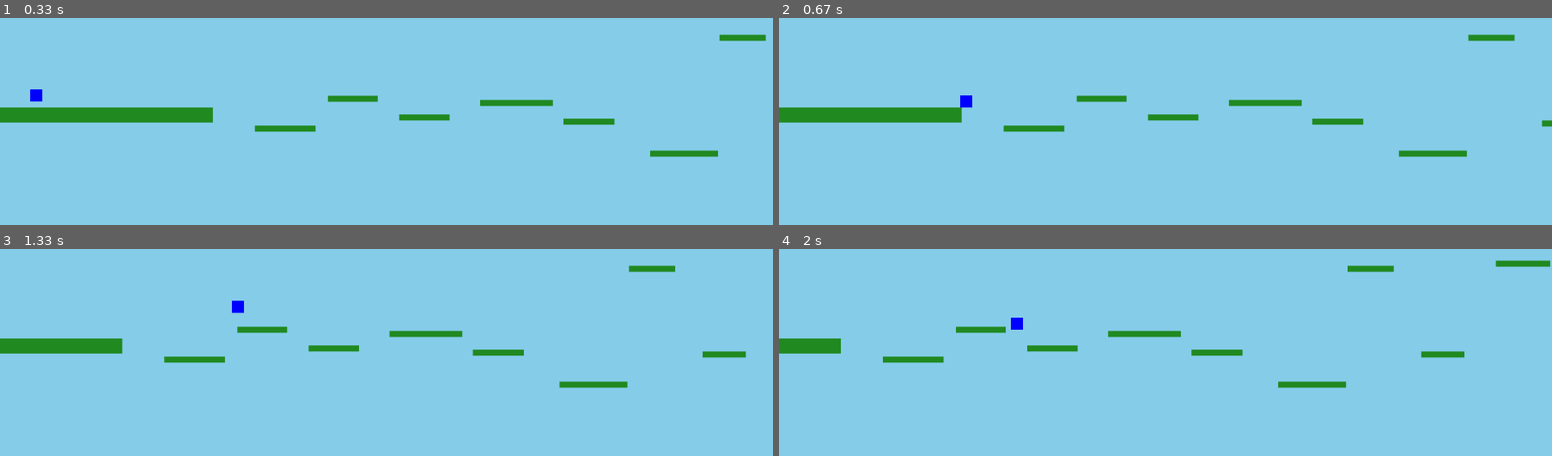
Above: before the commit, frames 1-4 (two rows, left to right).
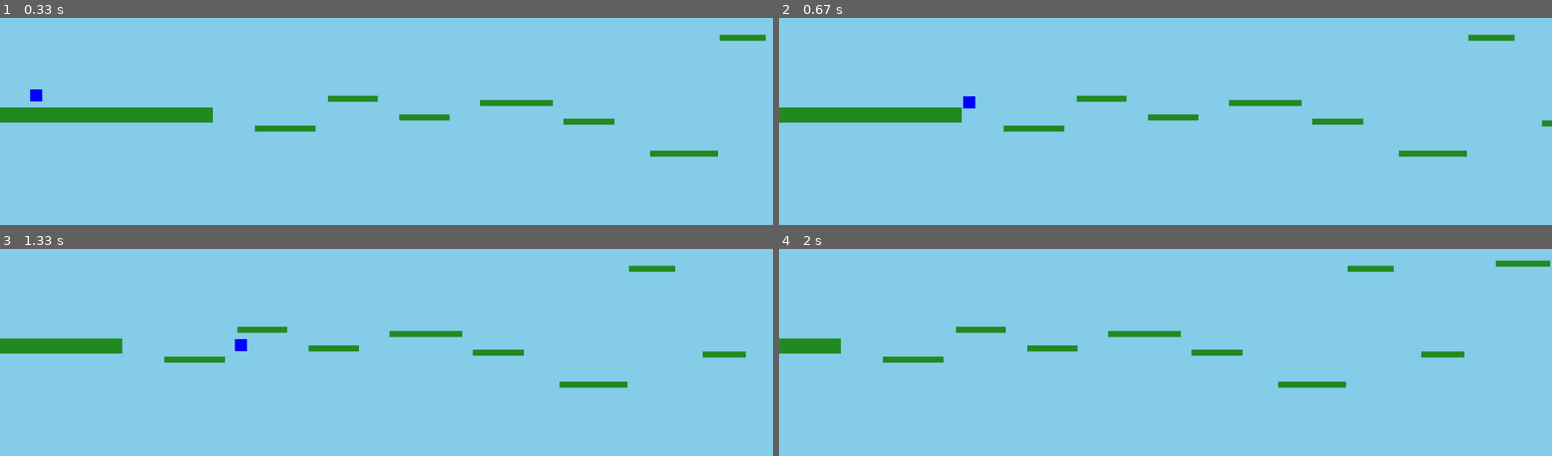
Above: after the commit, the same moments.

Repository: HunterWildClaw/NH_CP2
Game: pygame game, started from personal/pygame_experimenting.py
The game is run twice, just before and just after one commit, with the same random seed, the same clock (stepped at 60 frames per second) and the same inputs.
Inputs:
- Up to frame 1 (0.33 s): no input
- Up to frame 2 (0.67 s): tap Space at 0.33 s
- Up to frame 3 (1.33 s): hold Right 0.67-1.13 s; tap Space at 0.73, 1.03, 1.23 s; hold W from 1.17 s (still down)
- Up to frame 4 (2 s): release W at 1.47 s

Frame 1 is identical in both runs. In frame 2, less than 0.1% of the frame differs, in the area x 23-26%, y 37-44%; in frame 3, 0.2%, in the area x 30-32%, y 24-50%; in frame 4, less than 0.1%.

Commit message:
commiting and pushing

Diff:
--- a/personal/pygame_experimenting.py
+++ b/personal/pygame_experimenting.py
@@ -24,6 +24,9 @@
         self.rect = pygame.Rect(100, 300, 40, 40)
         self.vel_y = 0
         self.on_ground = False
+        self.dashing = False
+        self.dashTimer = 15
+        self.dashClock = 0
 
     def move(self, platforms):
         dx = 0
@@ -31,11 +34,11 @@
         direction=True
         keys = pygame.key.get_pressed()
 
-        if keys[pygame.K_LEFT] or keys[pygame.K_a]:
+        if (keys[pygame.K_LEFT] or keys[pygame.K_a]) and not self.dashing:
             dx -= PLAYER_SPEED
             direction=False
 
-        if keys[pygame.K_RIGHT] or keys[pygame.K_d]:
+        if (keys[pygame.K_RIGHT] or keys[pygame.K_d]) and not self.dashing:
             dx += PLAYER_SPEED
             direction=True
         # Dash with cooldown (1 second by default)
@@ -49,11 +52,19 @@
         if keys[pygame.K_SPACE] and self.dash_cooldown == 0:
             dash_amount = 500
             if direction:
-                dx += dash_amount
+                self.dashing = True
+                self.dashClock = 0
             else:
                 dx -= dash_amount
             # set cooldown in frames (use FPS for ~1 second)
             self.dash_cooldown = FPS
+
+        if self.dashing:
+            dx += 34
+            self.dashClock += 1
+
+            if self.dashClock >= self.dashTimer:
+                self.dashing = False
 
         if keys[pygame.K_UP] or keys[pygame.K_w] and self.on_ground:
             self.vel_y = JUMP_HEIGHT
@@ -129,6 +140,8 @@
 while running:
     clock.tick(FPS)
 
+    score=+1
+
     for event in pygame.event.get():
         if event.type == pygame.QUIT:
             running = False
Empty file added: personal/test.py
